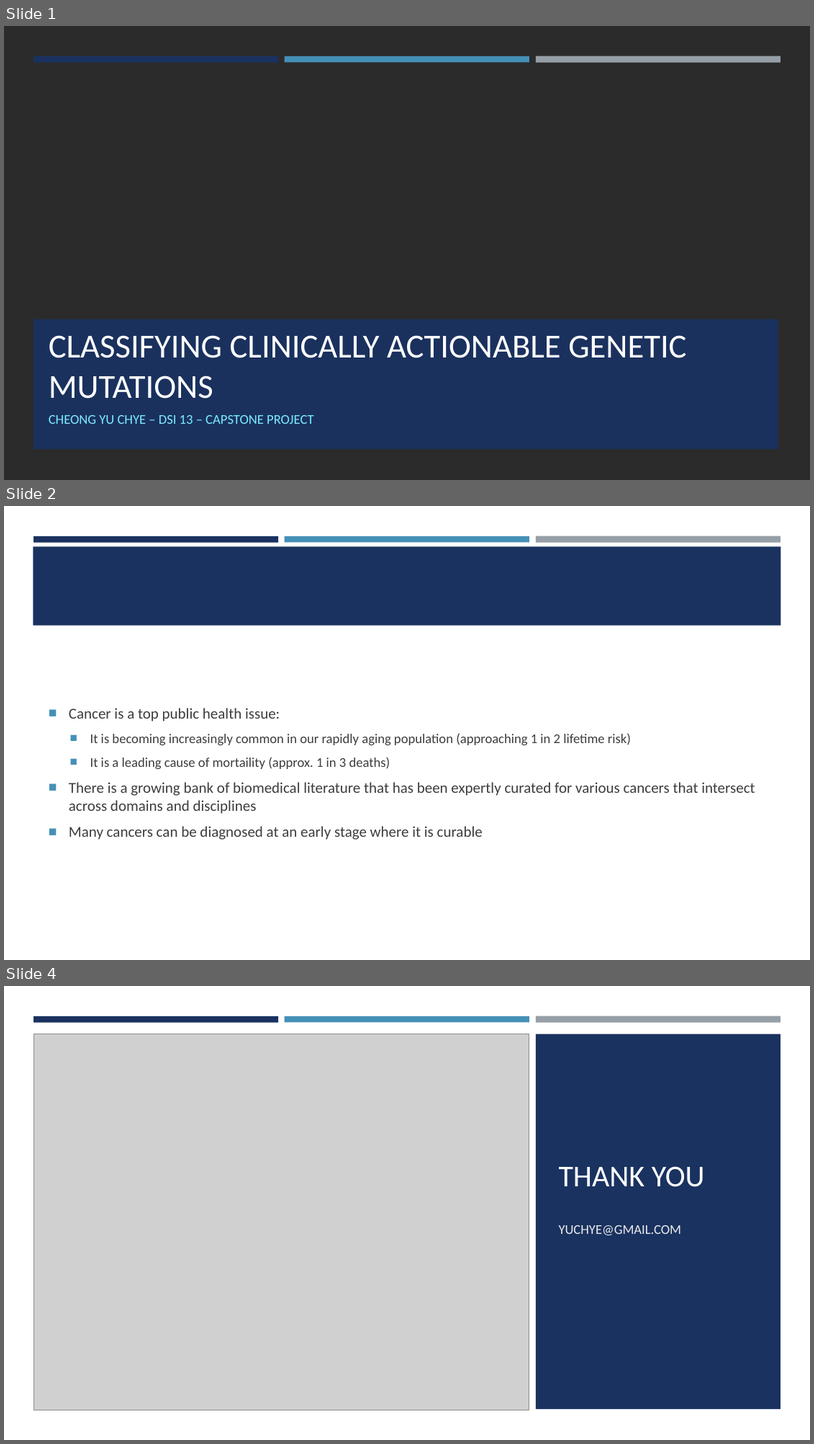
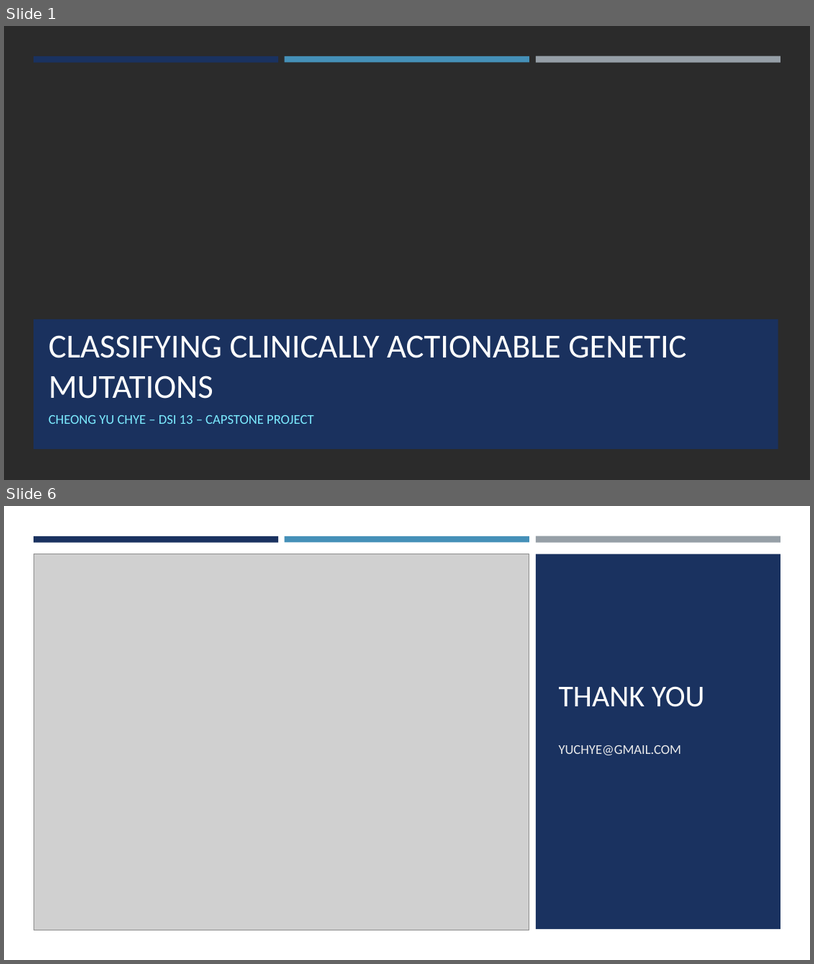
Before and after one commit to yuchye/Capstone, a slide deck: Capstone_Presentation.pptx. Shown one above the other, each under a label of ours: slides 1, 2 and 4 before the commit, slides 1 and 6 after it; the slides between them are not shown. The pictures are 814x1444 and 814x964 pixels, drawn with LibreOffice and Linux fonts; fonts in the diff are those of the drawing; grey boxes stand for pictures; background and template pictures are left out; a plain dark background stands for a picture behind light text. Boxes give left, top, right and bottom in pixels: in the first picture for what was removed or moved away, otherwise in the second. Text is boxed around its words. In the diff, an @@ line names an element or a change of style, - is before the commit and + after.

```diff
--- a/Capstone_Presentation.pptx
+++ b/Capstone_Presentation.pptx
@@ slide 2 removed at box(4, 506, 810, 960), background #FFFFFF @@
@@ rectangle removed at box(33, 546, 782, 626) @@
@@ rectangle removed at box(34, 536, 278, 542) @@
@@ rectangle removed at box(285, 536, 530, 542) @@
@@ rectangle removed at box(536, 536, 781, 543) @@
@@ text removed at box(69, 708, 755, 839) @@
-■ Cancer is a top public health issue:
-  ■ It is becoming increasingly common in our rapidly aging population (approaching 1 in 2 lifetime risk)
-  ■ It is a leading cause of mortaility (approx. 1 in 3 deaths)
-■ There is a growing bank of biomedical literature that has been expertly curated for various cancers that intersect across domains and disciplines
-■ Many cancers can be diagnosed at an early stage where it is curable
@@ what was slide 4 is now slide 6 @@
```
Also in this commit, not shown: 1 slide changed, 3 slides added, 3 other slides removed, 14 other files.
